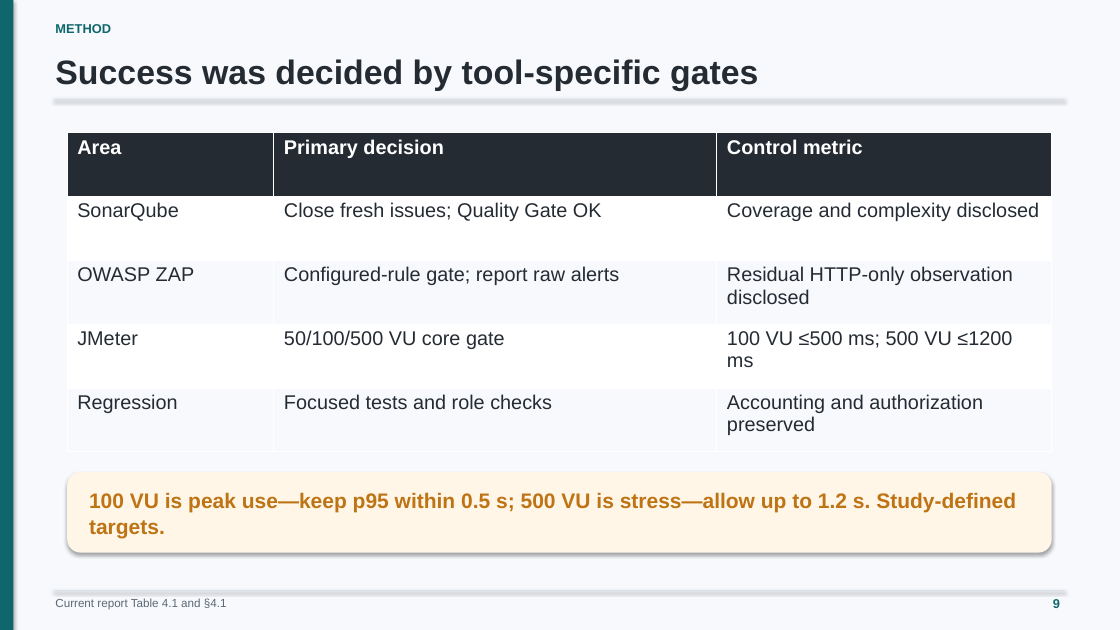
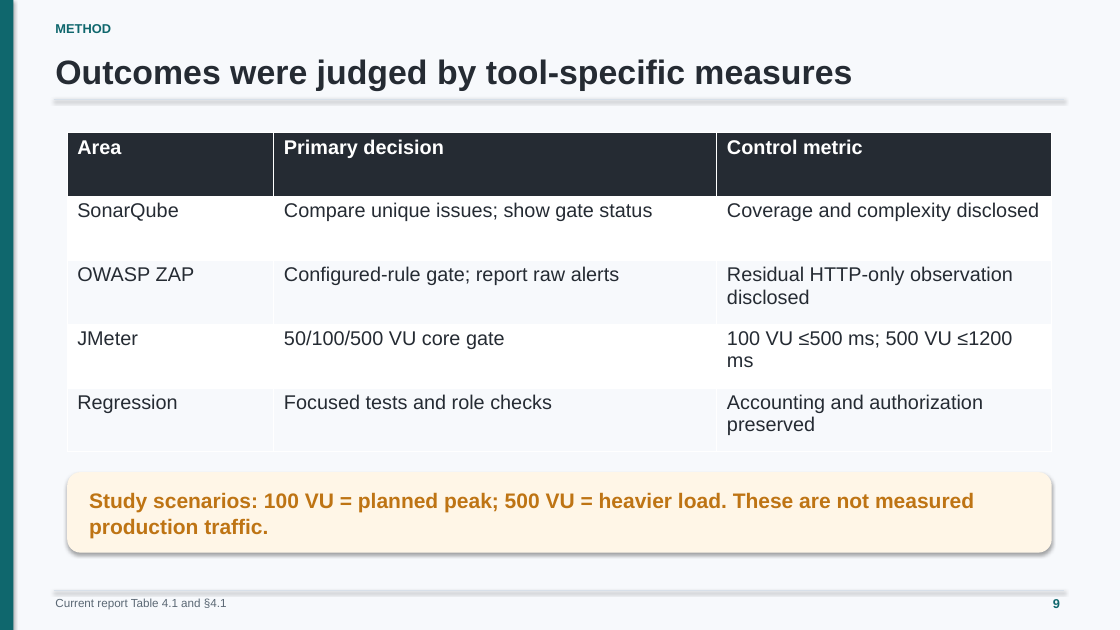
Before and after one commit to minatozaki98/financial-accounting, a slide deck: slide 9 of Document/outputs/final-defense/G6519692_Zaw_Ye_Htut_Ko_Final_Thesis_Defense.pptx. Drawn at 1120x630 pixels with LibreOffice and Linux fonts; fonts in the diff are those of the drawing. Boxes give left, top, right and bottom in pixels: in the first picture for what was removed or moved away, otherwise in the second. Text is boxed around its words. In the diff, an @@ line names an element or a change of style, - is before the commit and + after.

```diff
--- a/Document/outputs/final-defense/G6519692_Zaw_Ye_Htut_Ko_Final_Thesis_Defense.pptx
+++ b/Document/outputs/final-defense/G6519692_Zaw_Ye_Htut_Ko_Final_Thesis_Defense.pptx
@@ text at (55, 59, 852, 90): text changed @@
-Success was decided by tool-specific gates
+Outcomes were judged by tool-specific measures
@@ table at (67, 133, 1051, 452) @@
-row 2, column 2: Close fresh issues; Quality Gate OK
+row 2, column 2: Compare unique issues; show gate status
@@ text at (89, 492, 974, 538): text changed @@
-100 VU is peak use—keep p95 within 0.5 s; 500 VU is stress—allow up to 1.2 s. Study-defined targets.
+Study scenarios: 100 VU = planned peak; 500 VU = heavier load. These are not measured production traffic.
```
Also in this commit, not shown: 22 other slides changed, 2 other files.
